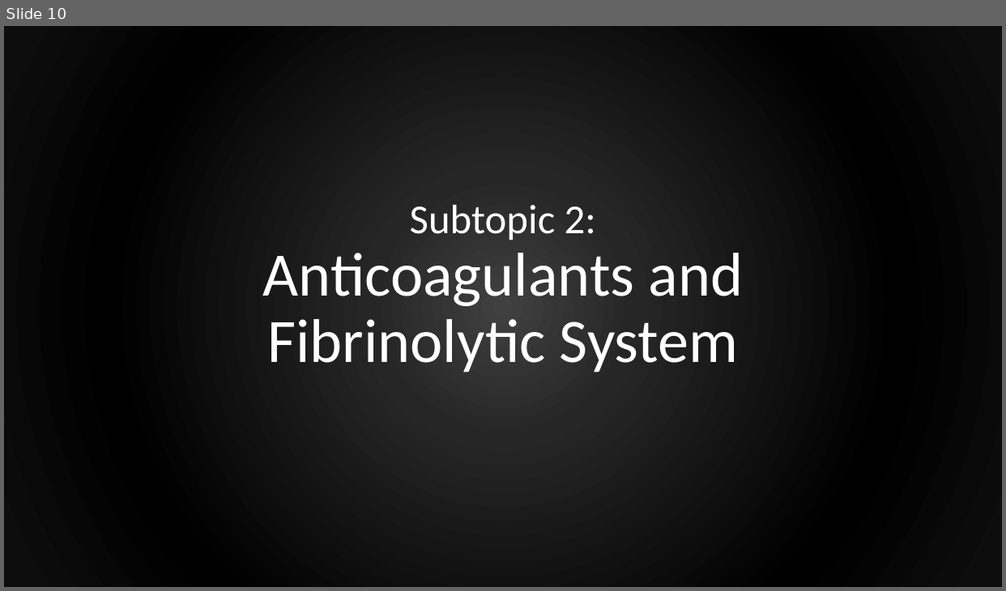
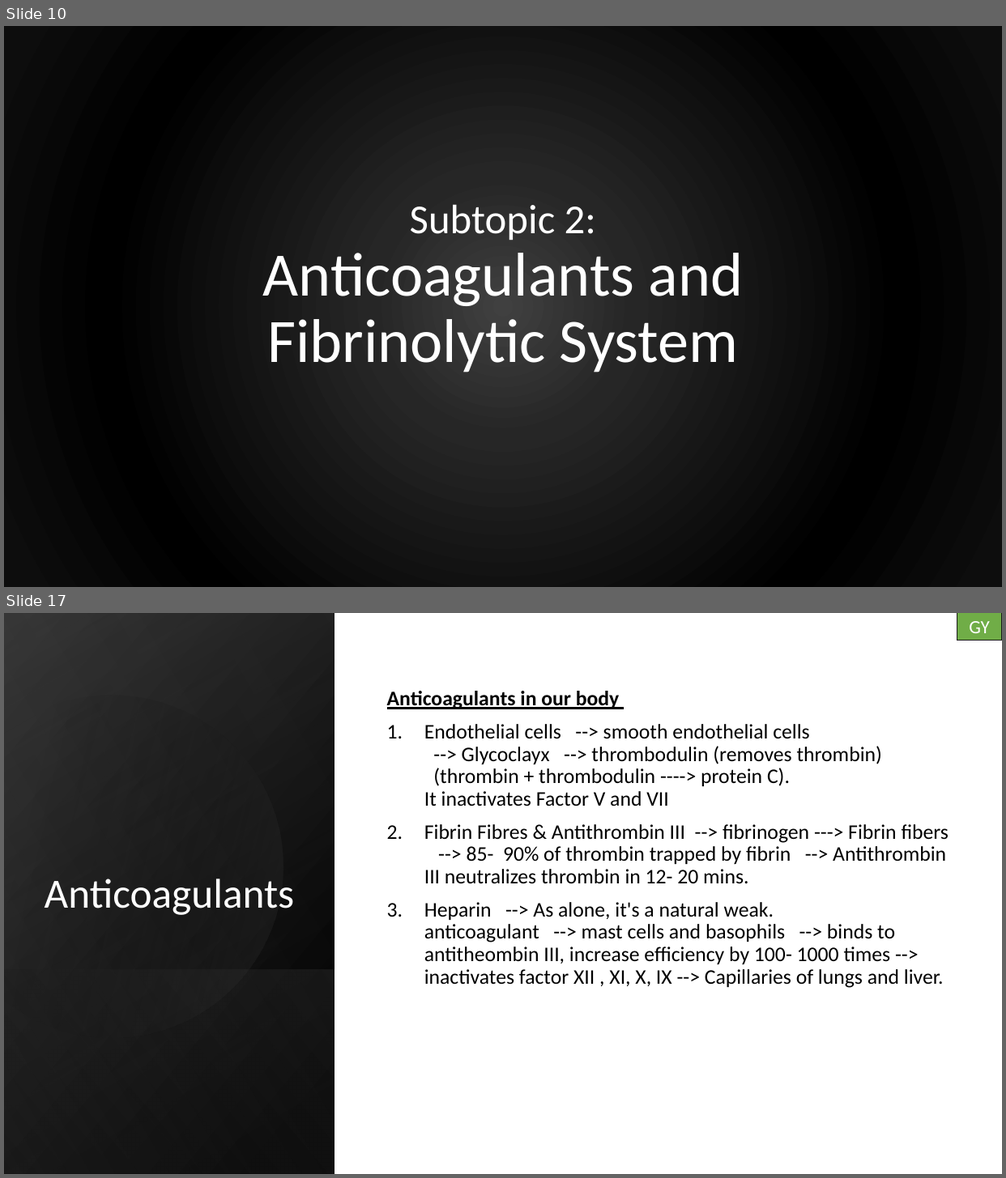
Before and after one commit to RubixStars/RubixTeam, a slide deck: seminar.pptx. Shown one above the other, each under a label of ours: slide 10 before the commit, slides 10 and 17 after it; the slides between them are not shown. The pictures are 1006x591 and 1006x1178 pixels, drawn with LibreOffice and Linux fonts; fonts in the diff are those of the drawing. Boxes give left, top, right and bottom in pixels: in the first picture for what was removed or moved away, otherwise in the second. Text is boxed around its words. In the diff, an @@ line names an element or a change of style, - is before the commit and + after.

```diff
--- a/seminar.pptx
+++ b/seminar.pptx
@@ slide 17 added at bbox=[4, 613, 1002, 1174], background #FFFFFF @@
@@ rectangle added at bbox=[4, 613, 1002, 1174], fill #FFFFFF @@
@@ rectangle added at bbox=[4, 613, 335, 1174], fill gradient #000000 to #2F2F2F @@
@@ rectangle added at bbox=[4, 614, 335, 1174], fill gradient #000000 to #3F3F3F @@
@@ rectangle added at bbox=[4, 613, 335, 1174], fill gradient #000000 to #8C8C8C @@
@@ rectangle added at bbox=[957, 613, 1002, 641], fill #70AD47, outline #1C1C1C 1 pt, 18 pt, text #FFFFFF @@
+GY
@@ freeform shape added at bbox=[4, 655, 324, 1072], fill gradient #000000 to #3F3F3F @@
@@ text added at bbox=[387, 691, 948, 988], 20 pt, text #000000 @@
+Anticoagulants in our body
+1. Endothelial cells --> smooth endothelial cells --> Glycoclayx --> thrombodulin (removes thrombin) (thrombin + thrombodulin ----> protein C).
+   It inactivates Factor V and VII
+2. Fibrin Fibres & Antithrombin III --> fibrinogen ---> Fibrin fibers --> 85- 90% of thrombin trapped by fibrin --> Antithrombin III neutralizes thrombin in 12- 20 mins.
+3. Heparin --> As alone, it's a natural weak. anticoagulant --> mast cells and basophils --> binds to antitheombin III, increase efficiency by 100- 1000 times --> inactivates factor XII , XI, X, IX --> Capillaries of lungs and liver.
@@ title added at bbox=[44, 879, 295, 915], 40 pt, text #FFFFFF @@
+Anticoagulants
@@ rectangle added at bbox=[4, 969, 335, 1174], fill gradient #3F3F3F to #000000 @@
```
Also in this commit, not shown: 22 slides changed, 4 other slides added, 2 slides removed.
